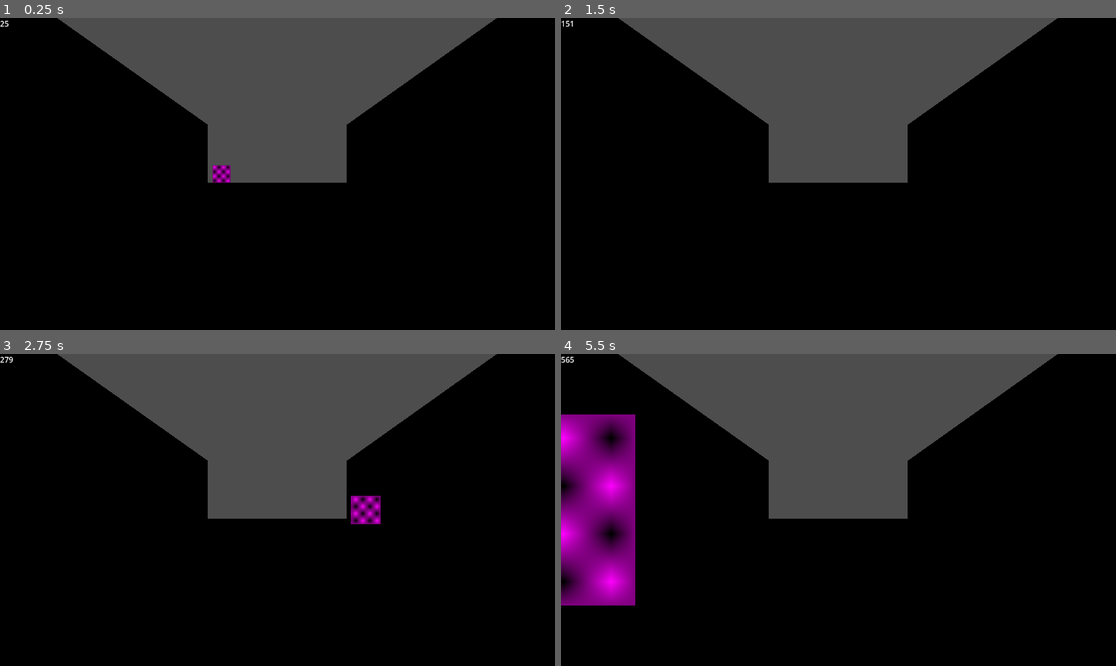
Above: before the commit, frames 1-4 (two rows, left to right).
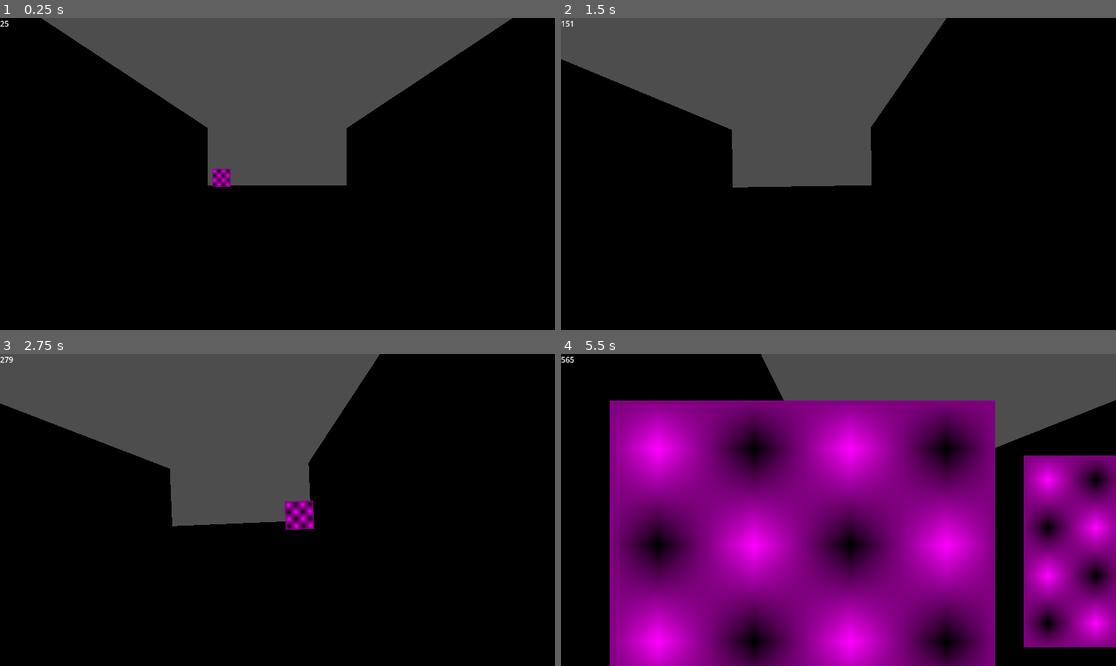
Above: after the commit, the same moments.

Repository: DogeMastr/POV-22
Game: Godot game, scene res://Scenes/Main_level.tscn
Two runs of this game, one before a commit and one after it. Both use one fixed random seed, a clock stepped at 60 frames per second and the inputs below. This scene is started directly instead of the project's main scene.
Inputs (mouse positions are in pixels of both pictures, inside the frame that each line leads up to):
- Up to frame 1 (0.25 s): no input
- Up to frame 2 (1.5 s): move the mouse to (960, 158) at 0.52 s; hold D (move_right, bound only after the commit) 0.53-1.28 s; click (960, 158) at 0.6 s; move the mouse to (727, 189) at 1.27 s; hold A (move_left, bound only after the commit) from 1.28 s (still down); right-click (727, 189) at 1.35 s
- Up to frame 3 (2.75 s): move the mouse to (333, 441) at 2.02 s; release A (move_left, bound only after the commit) at 2.03 s; hold D (move_right, bound only after the commit) from 2.03 s (still down); click (333, 441) at 2.1 s
- Up to frame 4 (5.5 s): move the mouse to (810, 572) at 2.77 s; right-click (810, 572) at 2.85 s; move the mouse to (1005, 556) at 3.52 s; release D (move_right, bound only after the commit) at 3.53 s; hold A (move_left, bound only after the commit) from 3.53 s (still down); click (1005, 556) at 3.6 s; move the mouse to (672, 463) at 4.27 s; right-click (672, 463) at 4.35 s; move the mouse to (866, 510) at 5.02 s; click (866, 510) at 5.1 s

The runs differ from the first frame. In frame 1, 1.7% of the frame differs, in the area x 7-93%, y 0-55%; in frame 2, 12%; in frame 3, 14%; in frame 4, 80%, in the area x 0-100%, y 0-100%.

Commit message:
Basic player movement!

Diff:
--- a/Scenes/Main_level.tscn
+++ b/Scenes/Main_level.tscn
@@ -1,7 +1,11 @@
-[gd_scene load_steps=6 format=3 uid="uid://cnoe42obwtl5b"]
+[gd_scene load_steps=8 format=3 uid="uid://cnoe42obwtl5b"]
 
 [ext_resource type="Script" uid="uid://b1kj8237jrpvq" path="res://Scripts/main_level.gd" id="1_hyj3q"]
+[ext_resource type="Script" uid="uid://gbju3gf3x0ld" path="res://Scripts/player.gd" id="2_7g051"]
 [ext_resource type="Script" uid="uid://037us86n1wnp" path="res://Scripts/temp_score.gd" id="2_y7i0d"]
+
+[sub_resource type="BoxShape3D" id="BoxShape3D_4n2wj"]
+size = Vector3(1, 0.67962646, 0.4116211)
 
 [sub_resource type="PlaneMesh" id="PlaneMesh_cwhc2"]
 size = Vector2(5.88, 8)
@@ -15,7 +19,18 @@
 [node name="MainLevel" type="Node3D"]
 script = ExtResource("1_hyj3q")
 
-[node name="Camera3D" type="Camera3D" parent="."]
+[node name="Player" type="CharacterBody3D" parent="."]
+transform = Transform3D(1, 0, 0, 0, 1, 0, 0, 0, 1, 0, 0.13868338, 0)
+axis_lock_linear_y = true
+axis_lock_linear_z = true
+motion_mode = 1
+script = ExtResource("2_7g051")
+
+[node name="Camera3D" type="Camera3D" parent="Player"]
+
+[node name="CollisionShape3D" type="CollisionShape3D" parent="Player"]
+transform = Transform3D(1, 0, 0, 0, 1, 0, 0, 0, 1, 0, 0.0038146973, -0.41674805)
+shape = SubResource("BoxShape3D_4n2wj")
 
 [node name="Street" type="MeshInstance3D" parent="."]
 transform = Transform3D(1, 0, 0, 0, 1, 0, 0, 0, 1, 0, -0.34927496, -4.4455905)
--- /dev/null
+++ b/Scripts/autoload/event_bus.gd
@@ -0,0 +1 @@
+extends Node
--- a/Scripts/main_level.gd
+++ b/Scripts/main_level.gd
@@ -1,16 +1,20 @@
 extends Node3D
 
+# Gameobjects
 @onready var temp_obstacle = preload("res://Scenes/Obstacles/temp_obstacle.tscn")
 @onready var spawn_points = $Spawn_Points.get_children()
 @onready var score_label = $CanvasLayer/Score
 
+#Spawn rates of objects
 @export var cooldown = 2
 var cooldown_max
 
+#Starting speed allows us to speed up objects over time
 @export var starting_speed = 5
 var speed_for_obstacle
 var score = 0
 
+# Pole logic / Swaps side of road once score % pole_check = 0
 var pole_on_left = true
 @export var pole_check = 2
 var pole_max
@@ -20,12 +24,14 @@
 	pole_max = pole_check
 
 func _process(delta):
+	#Cooldown, score update, set speed
 	cooldown -= 1 * delta
 	score += 1 * delta * (1 + score/100)
 	score_label.score_to_display = int(round(score * 100))
 	speed_for_obstacle = -starting_speed * (1 + score/100)
 	cooldown_max = clamp(cooldown_max - (score/1000 * delta), .5, cooldown_max)
 
+	#Spawn of random obstacle
 	if cooldown < 0:
 		cooldown = cooldown_max
 		var obstacle_instance = temp_obstacle.instantiate()
@@ -33,6 +39,7 @@
 		obstacle_instance.global_position = spawn_points[randi_range(0,3)].global_position
 		obstacle_instance.speed = speed_for_obstacle
 
+	#Pole logic
 	pole_check += 1 * delta * (1 + score/100)
 
 	if (pole_check >= pole_max):
--- /dev/null
+++ b/Scripts/player.gd
@@ -0,0 +1,29 @@
+extends CharacterBody3D
+
+@onready var collision = $CollisionShape3D
+@onready var cam = $Camera3D
+
+@export var speed = 7.5
+@export var deceleration = 3.5
+
+var size_of_street = 5.88
+
+func _ready() -> void:
+	print(size_of_street/2 - collision.shape.size.x)
+
+func _process(delta: float) -> void:
+	var hori_input = Input.get_axis("move_left","move_right")
+	if hori_input != 0:
+		velocity.x += speed * hori_input * delta
+
+	velocity.x = move_toward(velocity.x, 0, deceleration * delta)
+
+	position.x = clampf(position.x, -(size_of_street/2 - collision.shape.size.x), size_of_street/2 - collision.shape.size.x)
+
+	if (position.x <= -(size_of_street/2 - collision.shape.size.x) and hori_input != 1) or (position.x >= size_of_street/2 - collision.shape.size.x and hori_input != -1):
+		velocity.x = 0
+
+	cam.transform.basis = Basis()
+	cam.rotate_object_local(Vector3.FORWARD, clampf(velocity.x/50, deg_to_rad(-10), deg_to_rad(10)))
+
+	move_and_slide()
--- a/project.godot
+++ b/project.godot
@@ -15,6 +15,10 @@
 config/features=PackedStringArray("4.5", "Forward Plus")
 config/icon="res://icon.svg"
 
+[autoload]
+
+EventBus="*res://Scripts/autoload/event_bus.gd"
+
 [input]
 
 FlipperLeft={
@@ -27,3 +31,13 @@
 "events": [Object(InputEventMouseButton,"resource_local_to_scene":false,"resource_name":"","device":-1,"window_id":0,"a …(253 unchanged characters)…
 ]
 }
+move_left={
+"deadzone": 0.2,
+"events": [Object(InputEventKey,"resource_local_to_scene":false,"resource_name":"","device":-1,"window_id":0,"alt_pressed":false,"shift_pressed":false,"ctrl_pressed":false,"meta_pressed":false,"pressed":false,"keycode":0,"physical_keycode":65,"key_label":0,"unicode":97,"location":0,"echo":false,"script":null)
+]
+}
+move_right={
+"deadzone": 0.2,
+"events": [Object(InputEventKey,"resource_local_to_scene":false,"resource_name":"","device":-1,"window_id":0,"alt_pressed":false,"shift_pressed":false,"ctrl_pressed":false,"meta_pressed":false,"pressed":false,"keycode":0,"physical_keycode":68,"key_label":0,"unicode":100,"location":0,"echo":false,"script":null)
+]
+}
Not shown, added: Scripts/autoload/event_bus.gd.uid
Not shown, added: Scripts/player.gd.uid
